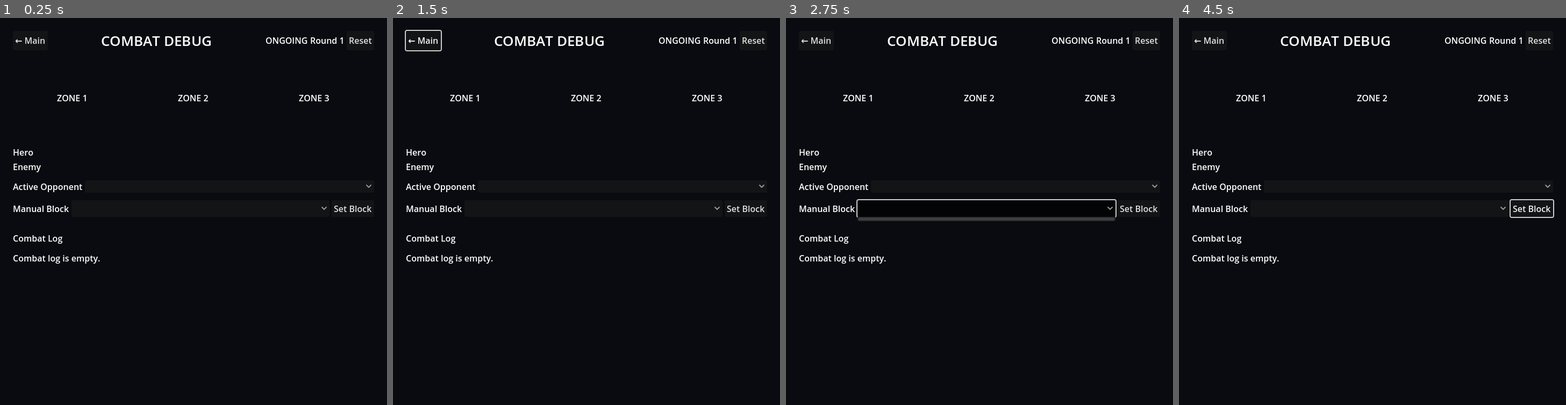
Above: before the commit, frames 1-4 (left to right).
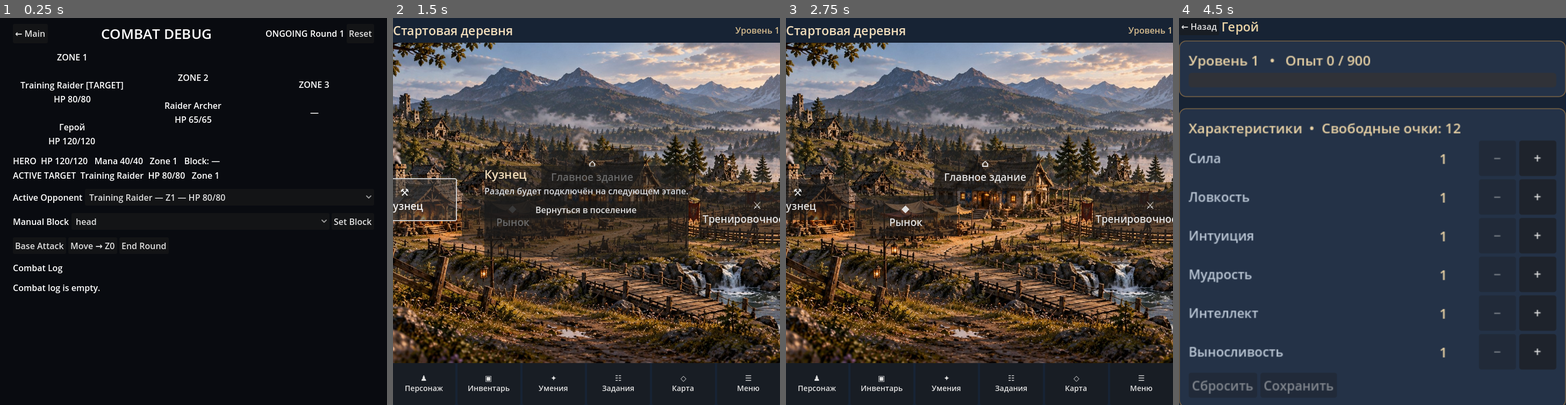
Above: after the commit, the same moments.

Repository: Archoniou1987/Battle-of-Artheon
Game: Godot game, scene res://scenes/debug/debug_combat_viewer.tscn
Two runs of this game, one before a commit and one after it. Both use one fixed random seed, a clock stepped at 60 frames per second and the inputs below. This scene is started directly instead of the project's main scene.
Inputs (mouse positions are in pixels of both pictures, inside the frame that each line leads up to):
- Up to frame 1 (0.25 s): no input
- Up to frame 2 (1.5 s): click "← Main" at 0.5 s; click (404, 199) at 1.25 s, where only the run after the commit has a clickable "⚒ Кузнец"
- Up to frame 3 (2.75 s): click (905, 215) at 2 s, where only the run after the commit has a clickable "◆ Рынок"
- Up to frame 4 (4.5 s): click (1376, 172) at 2.75 s, where only the run after the commit has a clickable "⌂ Главное здание"; click (1542, 211) at 3.5 s, where only the run after the commit has a clickable "⚔ Тренировочное поле"; click (1209, 385) at 4.25 s, where only the run after the commit has a clickable "♟ Персонаж"

The runs differ from the first frame. In frame 1, 4.9% of the frame differs, in the area x 3-97%, y 2-72%; in frame 2, 76%; in frame 3, 79%; in frame 4, 99%, in the area x 0-100%, y 0-100%.
Error before the commit: Parse Error: Identifier "enemy" not declared in the current scope. (res://scenes/debug/debug_combat_viewer.gd:41)

Commit message:
combat: retain training enemies while constructing hero through unified builder

Diff:
--- a/scenes/debug/debug_combat_viewer.gd
+++ b/scenes/debug/debug_combat_viewer.gd
@@ -36,8 +36,9 @@
 	var debug_character := _load_player_character()
 	var player: CharacterState = debug_character["character"]
 	var repository: ItemRepository = debug_character["repository"]
-	var calculated := CharacterStatsService.combat_stats(player, repository)
 	var hero := CharacterCombatBuilder.build(player, repository)
+	var enemy := CombatantState.new("enemy", "Training Raider", 1, 80, 0)
+	var enemy_two := CombatantState.new("enemy_two", "Raider Archer", 1, 65, 0)
 	enemy.combat_stats["main_hand_damage"]=7.0
 	enemy.combat_stats["main_hand_damage_type"]="blunt"
 	state.add_combatant(hero); state.add_combatant(enemy); state.add_combatant(enemy_two)
